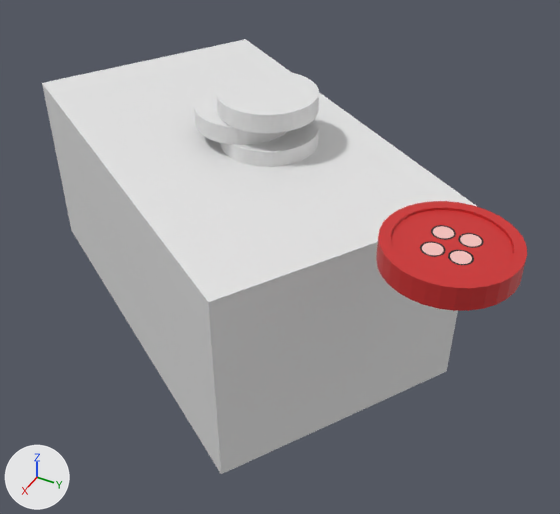
The Blender file CST 322 Enviornment Modeling/CuttingUpChaos/PastFiles/buildingBits/cutUp-Town-shop.blend as it was, and as the next commit left it.
One viewpoint serves both versions: a camera (50 mm lens) standing at (18.68, 2.19, 11.99) and looking at (7.12, -4.05, 1.93). Arrows for +X, +Y and +Z are at lower left; the lights stay in place.
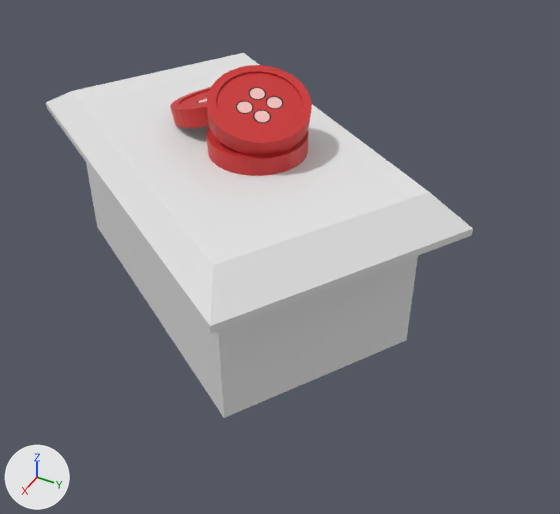
Patch to the scene script:
```diff
--- a/CST 322 Enviornment Modeling/CuttingUpChaos/PastFiles/buildingBits/cutUp-Town-shop.blend.py
+++ b/CST 322 Enviornment Modeling/CuttingUpChaos/PastFiles/buildingBits/cutUp-Town-shop.blend.py
@@ me_cube_002 @@
 me_cube_002.from_pydata(...)  # 8 vertices, 6 faces; spans x -1.0..1.0, y -1.0..1.0, z -1.0..1.0
 # used by ob_shop; location = (6.66, -5.42, 2.14); rotation_euler = (0.0, 0.0, -0.559), in degrees (0, 0, -32); scale = (2.66, 4.47, 2.1)
 # verts and faces of me_cube_002; kept vertices keep their numbers, new ones are numbered from 8
+# me_cube_002 part 1
+delete_faces([(0, 2, 6, 4)])
+verts[1] = (-0.83, -0.83, 1.66)  # moved, pixel (243, 52)
+verts[3] = (-0.83, 0.83, 1.66)  # moved, pixel (429, 192)
+verts[5] = (0.83, -0.83, 1.66)  # moved, pixel (71, 91)
+verts[7] = (0.83, 0.83, 1.66)  # moved, pixel (213, 264)
+for new, old in zip([*range(8, 12)], [0, 2, 4, 6]): verts[new] = verts[old] + (0.0, 0.0, -0.8)
+verts[12] = (-0.82, 0.82, -1.8)
+verts[13] = (-0.82, -0.82, -1.8)
+verts[14] = (-0.82, 0.82, -18.16)  # pixel (406, 340)
+verts[15] = (-0.82, -0.82, -18.16)
+for new, old in zip([*range(16, 20)], [*range(12, 16)]): verts[new] = verts[old] + (1.64, 0.0, 0.0)
+faces += [(2, 6, 11, 9), (12, 16, 18, 14), (0, 2, 9, 8), (4, 10, 11, 6), (0, 8, 10, 4), (8, 9, 12, 13)]
+faces += [(9, 11, 16, 12), (10, 17, 16, 11), (8, 13, 17, 10), (14, 18, 19, 15), (16, 17, 19, 18), (12, 14, 15, 13)]
+faces += [(13, 15, 19, 17)]
@@ ob_cylinder_004 @@
 ob_cylinder_004 = bpy.data.objects.new('Cylinder.004', me_cylinder_008)
-ob_cylinder_004.location = (10.03, 0.19, 5.51)
+ob_cylinder_004.location = (6.22, -5.97, 4.67)
+ob_cylinder_004.rotation_euler = (0.289, -0.13, 0.087)  # degrees (17, -7.4, 5)
 ob_cylinder_004.scale = (1.0, 1.0, 0.19)
@@ ob_shop @@
 ob_shop = bpy.data.objects.new('Shop', me_cube_002)
-ob_shop.location = (6.66, -5.42, 2.14)
+ob_shop.location = (6.66, -5.42, 3.94)
 ob_shop.rotation_euler = (0.0, 0.0, -0.559)  # degrees (0, 0, -32)
-ob_shop.scale = (2.66, 4.47, 2.1)
+ob_shop.scale = (2.66, 4.47, 0.19)
@@ ob_cylinder @@
-ob_cylinder = bpy.data.objects.new('Cylinder', me_cylinder_005)
@@ ob_cylinder_010 @@
-ob_cylinder_010 = bpy.data.objects.new('Cylinder.010', me_cylinder_006)
@@ ob_cylinder_011 @@
-ob_cylinder_011 = bpy.data.objects.new('Cylinder.011', me_cylinder_007)
@@ ob_button_002 @@
+ob_button_002 = bpy.data.objects.new('Button.002', me_cylinder_002)  # 192 vertices, 162 faces; spans x -1.0..1.0, y -1.0..1.0, z -1.0..1.0; in mat_material_003 (picture img_bituv_png_002)
+ob_button_002.location = (6.87, -4.64, 5.13)
+ob_button_002.rotation_euler = (-6.538, 0.259, -0.0895)  # degrees (345, 15, -5.1)
+ob_button_002.scale = (1.0, 1.0, 0.19)
@@ ob_button @@
+ob_button = bpy.data.objects.new('Button', me_cylinder_008)
+ob_button.location = (6.89, -4.67, 4.43)
+ob_button.scale = (1.0, 1.0, 0.19)
```

Changed parts and their boxes (x1, y1, x2, y2) in the pictures (560 x 514 px):
'Shop', reshaped, moved, rescaled (16% shorter): before (42, 39, 476, 474); after (46, 53, 473, 418)
'Cylinder.004', moved, turned: before (376, 201, 527, 311); after (170, 87, 211, 128)
'Button.002', added (red): after (207, 65, 312, 156)
'Cylinder', deleted: before (216, 70, 319, 133)
'Cylinder.010', deleted: before (220, 119, 319, 167)
'Button', added (red): after (207, 127, 308, 176)
'Cylinder.011', deleted: before (194, 86, 288, 145)
